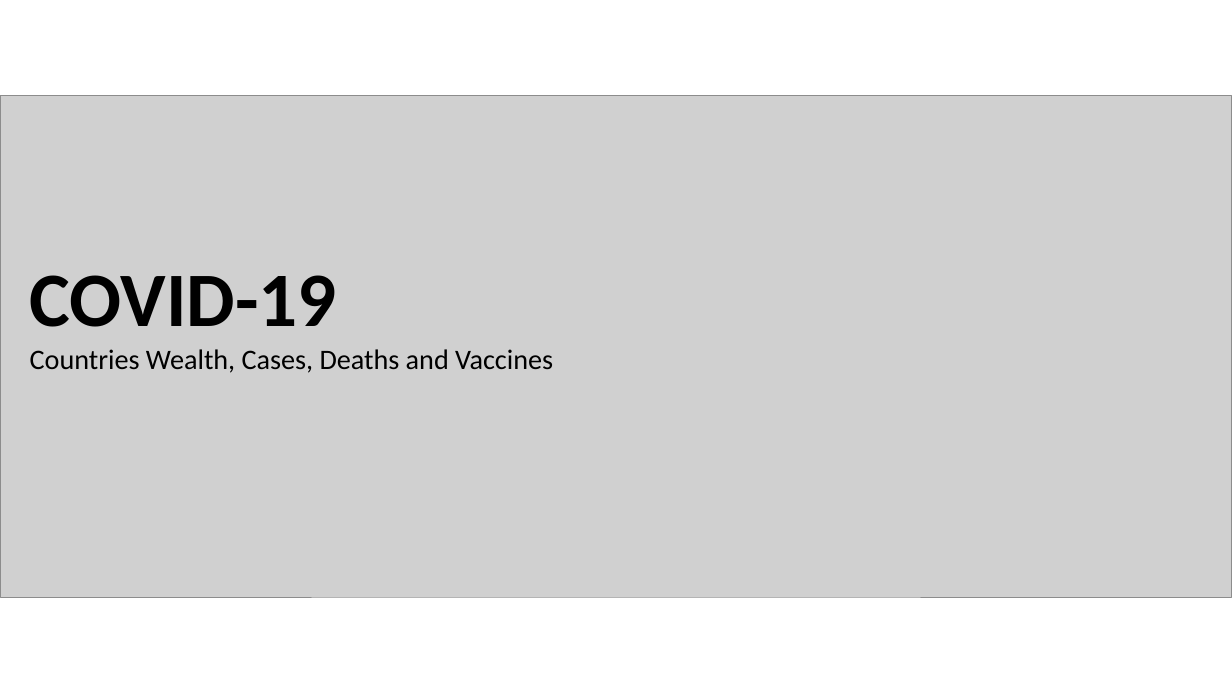
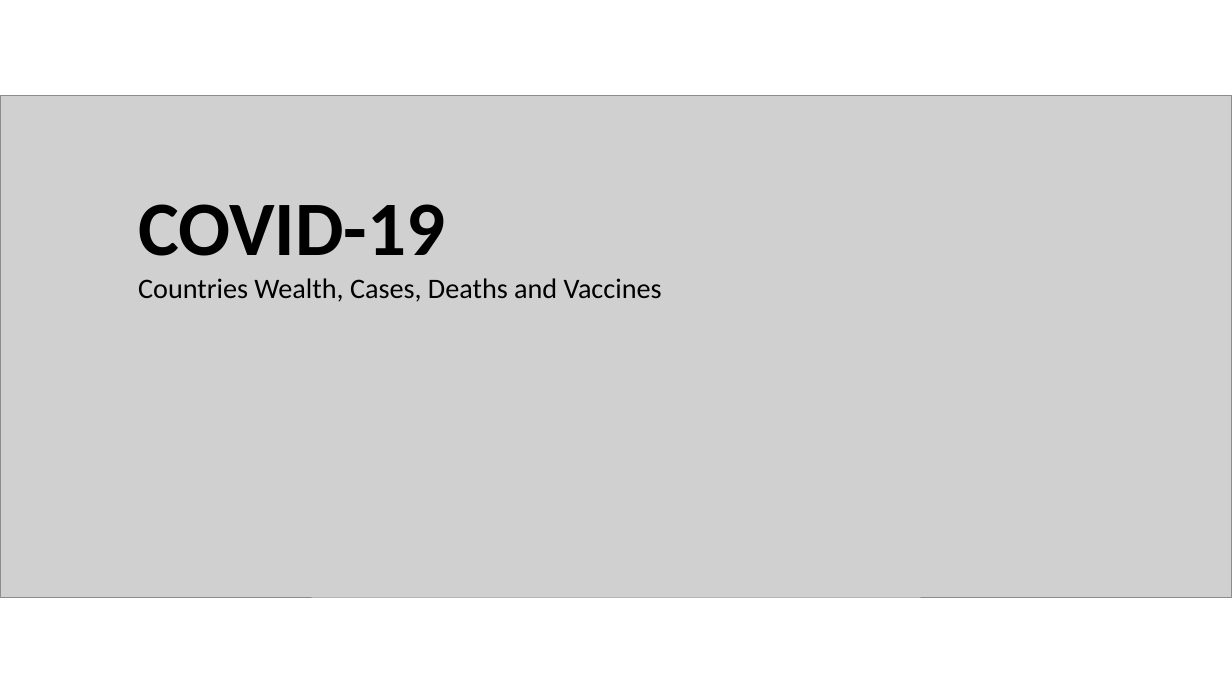
Before and after one commit to sjuanandres0/covid19, a slide deck: slide 1 of img/pic.pptx. Drawn at 1232x693 pixels with LibreOffice and Linux fonts; fonts in the diff are those of the drawing; grey boxes stand for pictures. Boxes give left, top, right and bottom in pixels: in the first picture for what was removed or moved away, otherwise in the second. Text is boxed around its words. In the diff, an @@ line names an element or a change of style, - is before the commit and + after.

```diff
--- a/img/pic.pptx
+++ b/img/pic.pptx
@@ text "COVID-19": place and size @@
-text "COVID-19" at (30, 275, 553, 373)
+text "COVID-19" at (138, 204, 662, 302)
```
Also in this commit, not shown: 4 other files.
